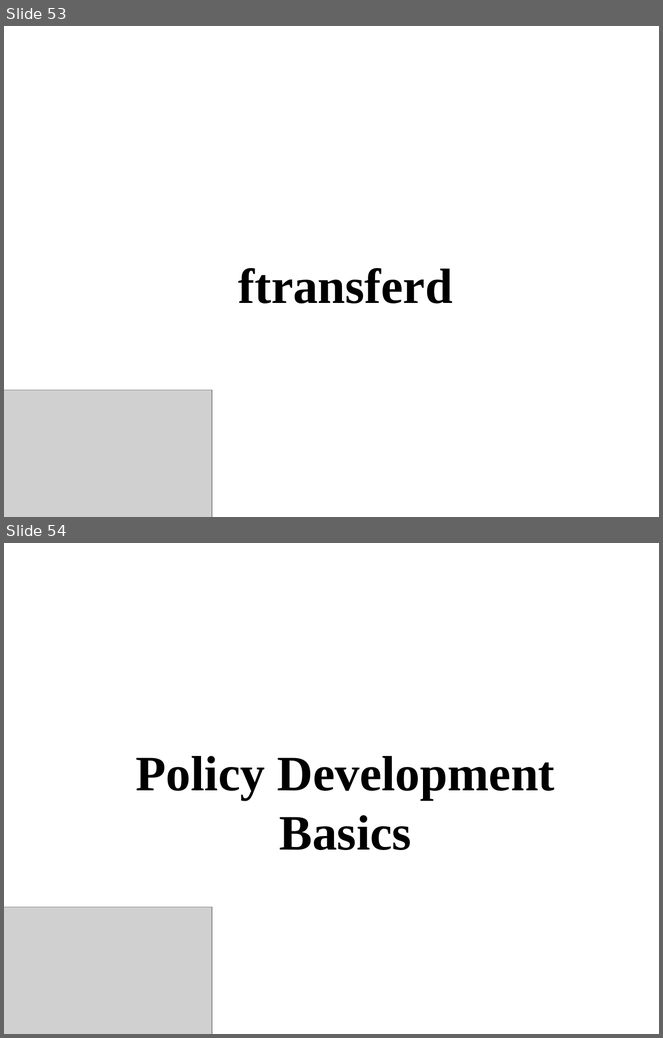
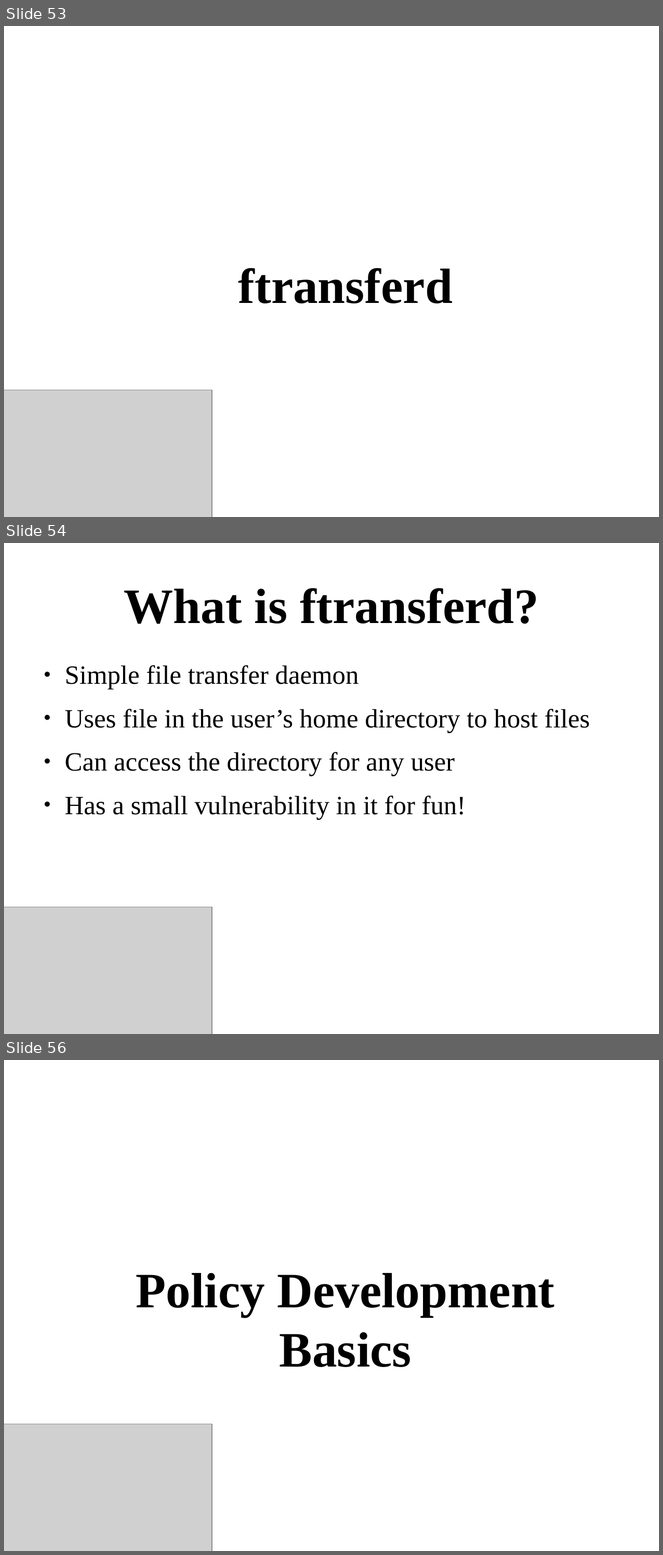
Before and after one commit to dpquigl/demystifying-selinux-part2, a slide deck: demystifying_selinux_part2_OSCON_19JUL2014.odp. Shown one above the other, each under a label of ours: slides 53 and 54 before the commit, slides 53, 54 and 56 after it; the slides between them are not shown. The pictures are 663x1038 and 663x1555 pixels, drawn with LibreOffice and Linux fonts; fonts in the diff are those of the drawing; grey boxes stand for pictures. Boxes give left, top, right and bottom in pixels: in the first picture for what was removed or moved away, otherwise in the second. Text is boxed around its words. In the diff, an @@ line names an element or a change of style, - is before the commit and + after.

Commit message:
Add slides for ftransferd section. Tutorial should be done but some lab slides might be added for labs in fixing problems.

```diff
--- a/demystifying_selinux_part2_OSCON_19JUL2014.odp
+++ b/demystifying_selinux_part2_OSCON_19JUL2014.odp
@@ slide 54 added at <box>4,543,659,1034</box>, background #FFFFFF @@
@@ title added at <box>124,588,539,624</box>, 60 pt, text #000000, bold @@
+What is ftransferd?
@@ text added at <box>65,665,590,820</box>, 32 pt, text #000000 @@
+● Simple file transfer daemon
+● Uses file in the user’s home directory to host files
+● Can access the directory for any user
+● Has a small vulnerability in it for fun!
@@ picture added at <box>4,908,212,1034</box> @@
@@ what was slide 54 is now slide 56 @@
```
Also in this commit, not shown: 1 other slide added.
